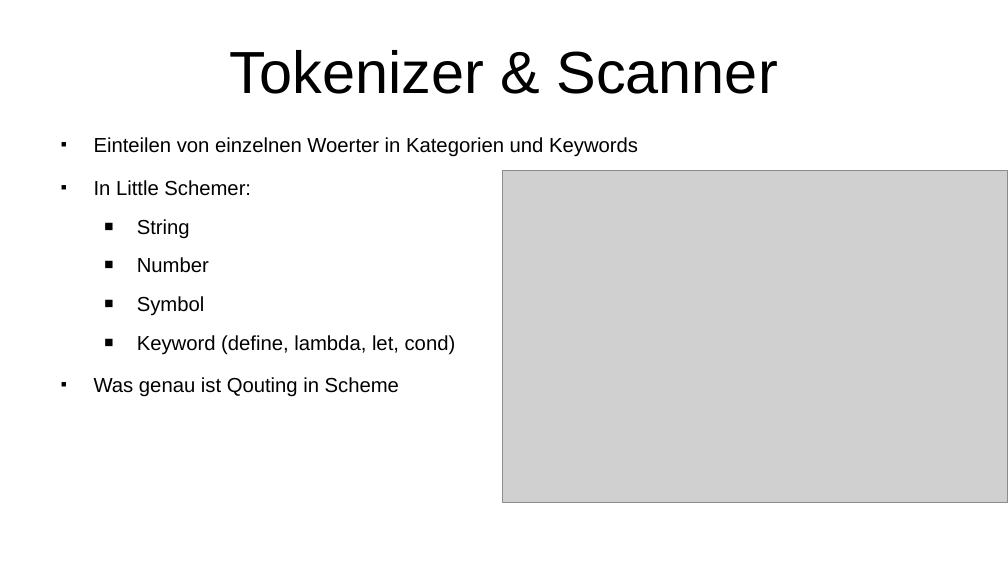
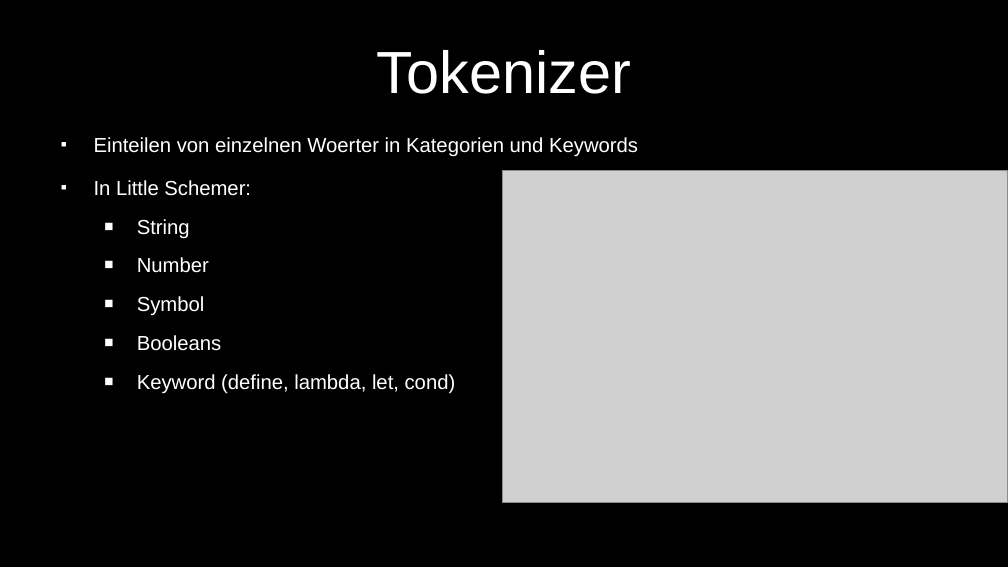
Before and after one commit to Iquiji/little-schemer-talk, a slide deck: slide 13 of Talk Engineering Day 2-6-2022.odp (slide 11 before the commit). Drawn at 1008x567 pixels with LibreOffice and Linux fonts; fonts in the diff are those of the drawing; grey boxes stand for pictures. Boxes give left, top, right and bottom in pixels: in the first picture for what was removed or moved away, otherwise in the second. Text is boxed around its words. In the diff, an @@ line names an element or a change of style, - is before the commit and + after.

```diff
--- a/Talk Engineering Day 2-6-2022.odp
+++ b/Talk Engineering Day 2-6-2022.odp
@@ background #FFFFFF to #000000 @@
@@ title at [377, 50, 631, 94]: text changed; text colour #000000 to #FFFFFF @@
-Tokenizer & Scanner
+Tokenizer
@@ text at [94, 137, 638, 394]: text colour #000000 to #FFFFFF; bullet colour #000000 to #FFFFFF @@
@@ text at [137, 335, 221, 351]: paragraph added @@
+  ■ Booleans
@@ text at [94, 377, 399, 397]: paragraph removed @@
-■ Was genau ist Qouting in Scheme
```
Also in this commit, not shown: 14 other slides changed, 11 slides added, 2 slides removed.
